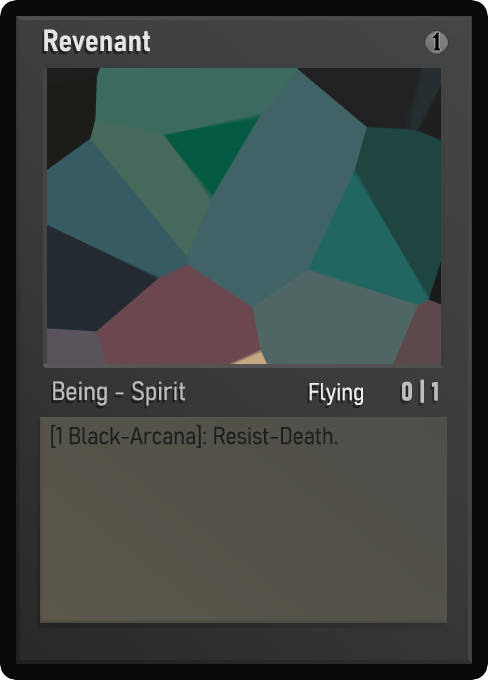
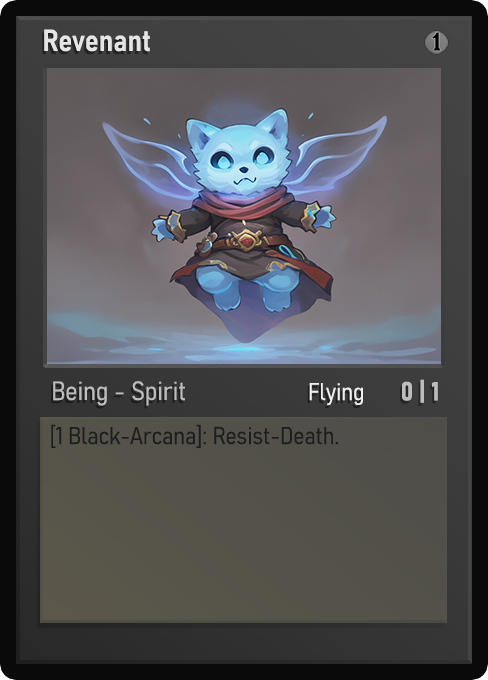
Comparing the layer stacks of the two 488x680 images. Changes:
painted on "Name" over [left=51, top=33, right=140, bottom=51]
painted on "Class" over [left=53, top=381, right=156, bottom=405]
painted on "Ability" over [left=328, top=387, right=363, bottom=406]
painted on "Desc_norm" over [left=76, top=427, right=338, bottom=445]
painted on "Artwork" over [left=47, top=68, right=441, bottom=364]
